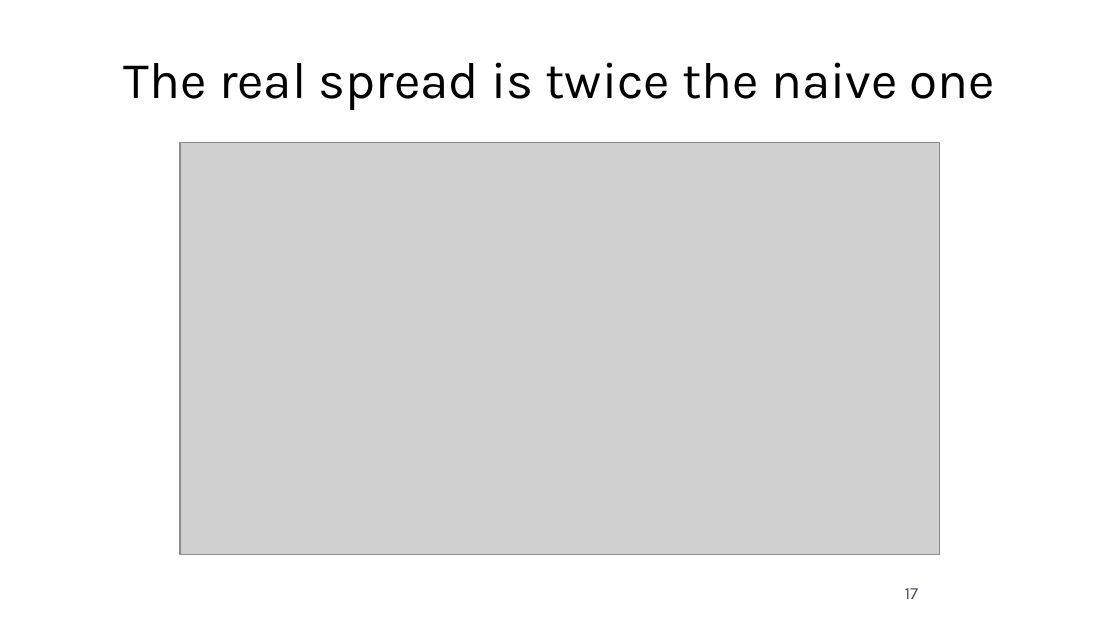
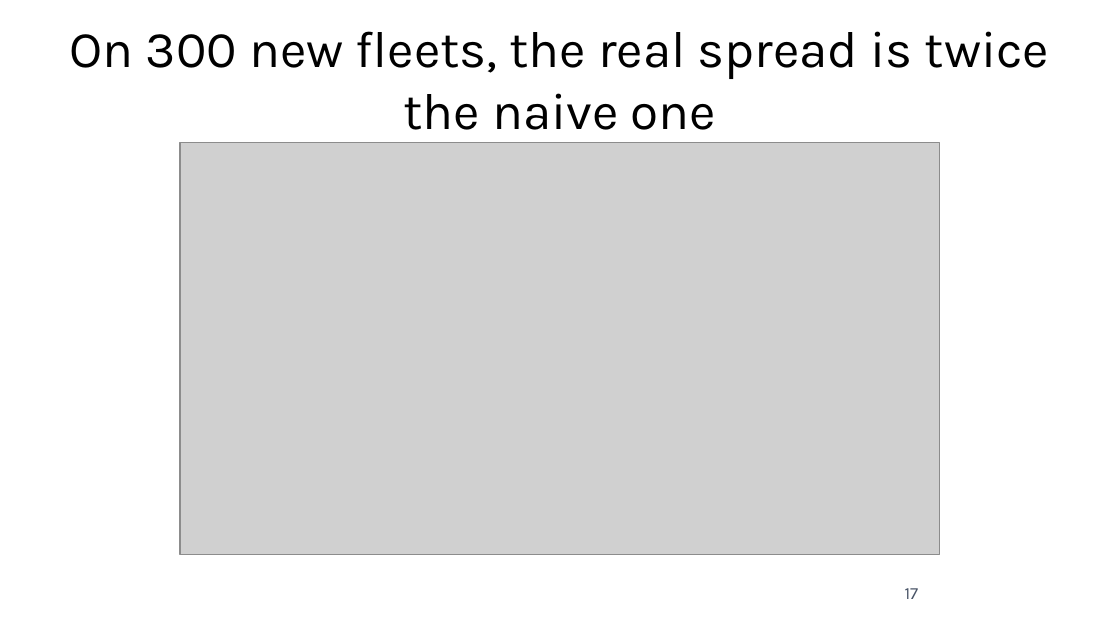
Before and after one commit to fabioantonini/technologies-for-artificial-intelligence, a slide deck: slide 17 of Lessons/05_experimental_methodology/Slides/experimental_methodology_slides.pptx. Drawn at 1120x630 pixels with LibreOffice and Linux fonts; fonts in the diff are those of the drawing; grey boxes stand for pictures; background and template pictures are left out. Boxes give left, top, right and bottom in pixels: in the first picture for what was removed or moved away, otherwise in the second. Text is boxed around its words. In the diff, an @@ line names an element or a change of style, - is before the commit and + after.

```diff
--- a/Lessons/05_experimental_methodology/Slides/experimental_methodology_slides.pptx
+++ b/Lessons/05_experimental_methodology/Slides/experimental_methodology_slides.pptx
@@ title at bbox=[70, 31, 1049, 130]: text changed @@
-The real spread is twice the naive one
+On 300 new fleets, the real spread is twice the naive one
```
Also in this commit, not shown: 8 other slides changed, 17 other files.
